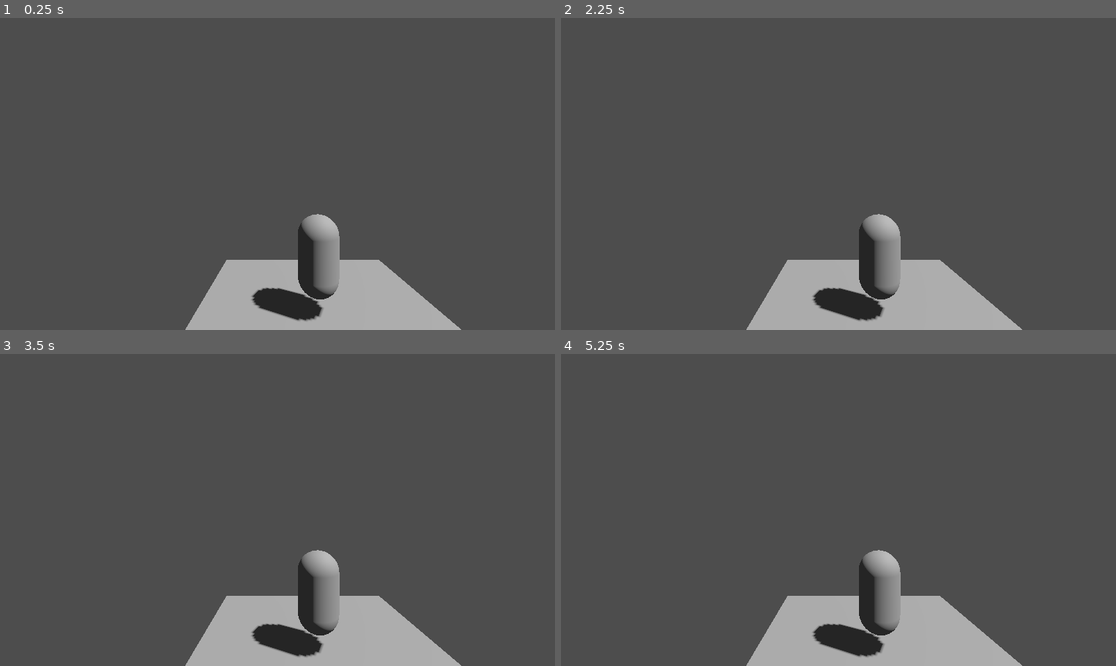
Above: before the commit, frames 1-4 (two rows, left to right).
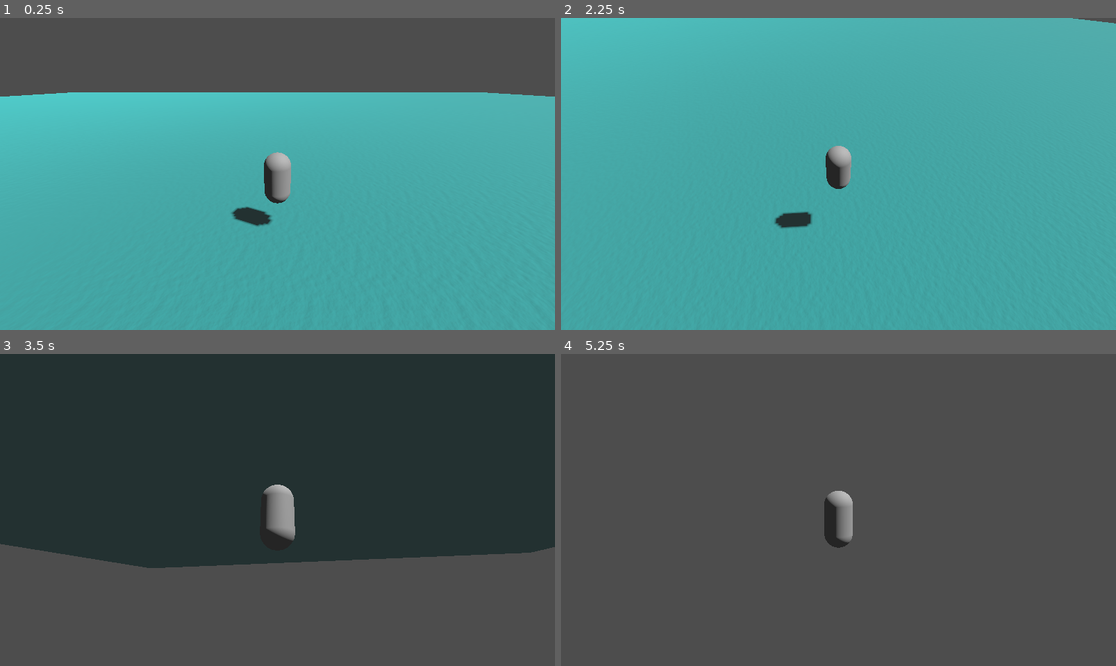
Above: after the commit, the same moments.

Repository: feb14withy/Magical-Beach-Girl-ARPG
Game: Godot game, scene res://Scenes/main_level.tscn
Two runs of this game, one before a commit and one after it. Both use one fixed random seed, a clock stepped at 60 frames per second and the inputs below. Before the commit the project has no main scene; this scene is started directly in both runs.
Inputs (mouse positions are in pixels of both pictures, inside the frame that each line leads up to):
- Up to frame 1 (0.25 s): no input
- Up to frame 2 (2.25 s): tap Enter (ui_accept) at 0.5, 0.6, 0.77, 1.07, 1.35, 1.52, 1.82, 2.1 s; move the mouse to (960, 158) at 0.52 s; hold Right (ui_right) 0.53-1.28 s; move the mouse to (727, 189) at 1.27 s; hold Down (ui_down) 1.28-2.03 s; move the mouse to (894, 105) at 2.02 s; hold Right (ui_right) from 2.03 s (still down)
- Up to frame 3 (3.5 s): move the mouse to (249, 572) at 2.77 s; release Right (ui_right) at 2.78 s; hold Up (ui_up) from 2.78 s (still down); tap Enter (ui_accept) at 2.85, 3.02, 3.32 s
- Up to frame 4 (5.25 s): move the mouse to (1005, 556) at 3.52 s; release Up (ui_up) at 3.53 s; hold Left (ui_left) 3.53-5.03 s; tap Enter (ui_accept) at 3.6, 3.77, 4.07, 4.35, 4.52, 4.82, 5, 5.1 s; move the mouse to (672, 463) at 4.27 s; move the mouse to (866, 510) at 5.02 s; hold Down (ui_down) from 5.03 s (still down)

The runs differ from the first frame. In frame 1, 76% of the frame differs, in the area x 0-100%, y 23-100%; in frame 2, 100%, in the area x 0-100%, y 0-100%; in frame 3, 75%; in frame 4, 10%.

Commit message:
Added water and player movement (floor texture is gone?)

Diff:
--- /dev/null
+++ b/Props/Player/player.gd
@@ -0,0 +1,31 @@
+extends CharacterBody3D
+
+
+const SPEED = 5.0
+const JUMP_VELOCITY = 4.5
+
+# Get the gravity from the project settings to be synced with RigidBody nodes.
+var gravity = ProjectSettings.get_setting("physics/3d/default_gravity")
+
+
+func _physics_process(delta):
+	# Add the gravity.
+	if not is_on_floor():
+		velocity.y -= gravity * delta
+
+	# Handle jump.
+	if Input.is_action_just_pressed("ui_accept") and is_on_floor():
+		velocity.y = JUMP_VELOCITY
+
+	# Get the input direction and handle the movement/deceleration.
+	# As good practice, you should replace UI actions with custom gameplay actions.
+	var input_dir = Input.get_vector("ui_left", "ui_right", "ui_up", "ui_down")
+	var direction = (transform.basis * Vector3(input_dir.x, 0, input_dir.y)).normalized()
+	if direction:
+		velocity.x = direction.x * SPEED
+		velocity.z = direction.z * SPEED
+	else:
+		velocity.x = move_toward(velocity.x, 0, SPEED)
+		velocity.z = move_toward(velocity.z, 0, SPEED)
+
+	move_and_slide()
--- a/Props/Player/player.tscn
+++ b/Props/Player/player.tscn
@@ -1,20 +1,27 @@
-[gd_scene load_steps=3 format=3 uid="uid://bc7mnilb5ms7a"]
+[gd_scene load_steps=5 format=3 uid="uid://bc7mnilb5ms7a"]
+
+[ext_resource type="Script" path="res://Props/Player/player.gd" id="1_bdbto"]
+[ext_resource type="Script" path="res://Scripts/CameraOrbit.gd" id="1_tffyw"]
 
 [sub_resource type="CapsuleMesh" id="CapsuleMesh_05uf7"]
 
 [sub_resource type="CapsuleShape3D" id="CapsuleShape3D_gd6gv"]
 
 [node name="Player" type="CharacterBody3D"]
+script = ExtResource("1_bdbto")
 
 [node name="MeshInstance3D" type="MeshInstance3D" parent="."]
+transform = Transform3D(0.5, 0, 0, 0, 0.5, 0, 0, 0, 0.5, 0, 0, 0)
 mesh = SubResource("CapsuleMesh_05uf7")
 
 [node name="CollisionShape3D" type="CollisionShape3D" parent="."]
+transform = Transform3D(0.5, 0, 0, 0, 0.5, 0, 0, 0, 0.5, 0, 0, 0)
 shape = SubResource("CapsuleShape3D_gd6gv")
 
 [node name="CameraOrbit" type="Node3D" parent="."]
 transform = Transform3D(1, 0, 0, 0, 1, 0, 0, 0, 1, 0, 1, 0)
+script = ExtResource("1_tffyw")
 
 [node name="Camera3D" type="Camera3D" parent="CameraOrbit"]
-transform = Transform3D(1, 0, 0, 0, 1, 0, 0, 0, 1, -1, 1, 5)
+transform = Transform3D(1, 0, 0, 0, 0.907777, 0.419452, 0, -0.419452, 0.907777, 0, 0.677151, 3.42796)
 current = true
--- a/Scenes/main_level.tscn
+++ b/Scenes/main_level.tscn
@@ -1,18 +1,132 @@
-[gd_scene load_steps=5 format=3 uid="uid://pbamiiulacro"]
+[gd_scene load_steps=12 format=3 uid="uid://pbamiiulacro"]
 
 [ext_resource type="PackedScene" uid="uid://bc7mnilb5ms7a" path="res://Props/Player/player.tscn" id="1_efgal"]
-
-[sub_resource type="PlaneMesh" id="PlaneMesh_nge32"]
 
 [sub_resource type="Environment" id="Environment_2lqen"]
 
 [sub_resource type="CameraAttributesPractical" id="CameraAttributesPractical_18y4c"]
 
+[sub_resource type="Shader" id="Shader_71erj"]
+code = "// NOTE: Shader automatically converted from Godot Engine 4.2.stable's StandardMaterial3D.
+
+shader_type spatial;
+render_mode blend_mix,depth_draw_always,cull_back,diffuse_burley,specular_schlick_ggx;
+uniform vec4 albedo : source_color;
+uniform sampler2D texture_albedo : source_color,filter_linear_mipmap,repeat_enable;
+uniform float point_size : hint_range(0,128);
+uniform float roughness : hint_range(0,1);
+uniform sampler2D texture_metallic : hint_default_white,filter_linear_mipmap,repeat_enable;
+uniform vec4 metallic_texture_channel;
+uniform sampler2D texture_roughness : hint_roughness_r,filter_linear_mipmap,repeat_enable;
+uniform float specular;
+uniform float metallic;
+uniform sampler2D texture_refraction : filter_linear_mipmap,repeat_enable;
+uniform float refraction : hint_range(-16,16);
+uniform vec4 refraction_texture_channel;
+uniform sampler2D screen_texture : hint_screen_texture, repeat_disable, filter_linear_mipmap;uniform sampler2D texture_normal : hint_roughness_normal,filter_linear_mipmap,repeat_enable;
+uniform float normal_scale : hint_range(-16,16);
+varying vec3 uv1_triplanar_pos;
+uniform float uv1_blend_sharpness;
+varying vec3 uv1_power_normal;
+uniform vec3 uv1_scale;
+uniform vec3 uv1_offset;
+uniform vec3 uv2_scale;
+uniform vec3 uv2_offset;
+
+
+void vertex() {
+	vec3 normal = MODEL_NORMAL_MATRIX * NORMAL;
+	TANGENT = vec3(0.0,0.0,-1.0) * abs(normal.x);
+	TANGENT+= vec3(1.0,0.0,0.0) * abs(normal.y);
+	TANGENT+= vec3(1.0,0.0,0.0) * abs(normal.z);
+	TANGENT = inverse(MODEL_NORMAL_MATRIX) * normalize(TANGENT);
+	BINORMAL = vec3(0.0,1.0,0.0) * abs(normal.x);
+	BINORMAL+= vec3(0.0,0.0,-1.0) * abs(normal.y);
+	BINORMAL+= vec3(0.0,1.0,0.0) * abs(normal.z);
+	BINORMAL = inverse(MODEL_NORMAL_MATRIX) * normalize(BINORMAL);
+	uv1_power_normal=pow(abs(normal),vec3(uv1_blend_sharpness));
+	uv1_triplanar_pos = (MODEL_MATRIX * vec4(VERTEX, 1.0f)).xyz * uv1_scale + uv1_offset + TIME * 0.03;
+	uv1_power_normal/=dot(uv1_power_normal,vec3(1.0));
+	uv1_triplanar_pos *= vec3(1.0,-1.0, 1.0);
+}
+
+
+
+
+vec4 triplanar_texture(sampler2D p_sampler,vec3 p_weights,vec3 p_triplanar_pos) {
+	vec4 samp=vec4(0.0);
+	samp+= texture(p_sampler,p_triplanar_pos.xy) * p_weights.z;
+	samp+= texture(p_sampler,p_triplanar_pos.xz) * p_weights.y;
+	samp+= texture(p_sampler,p_triplanar_pos.zy * vec2(-1.0,1.0)) * p_weights.x;
+	return samp;
+}
+
+
+void fragment() {
+	vec4 albedo_tex = triplanar_texture(texture_albedo,uv1_power_normal,uv1_triplanar_pos);
+	ALBEDO = albedo.rgb * albedo_tex.rgb;
+	float metallic_tex = dot(triplanar_texture(texture_metallic,uv1_power_normal,uv1_triplanar_pos),metallic_texture_channel);
+	METALLIC = metallic_tex * metallic;
+	vec4 roughness_texture_channel = vec4(1.0,0.0,0.0,0.0);
+	float roughness_tex = dot(triplanar_texture(texture_roughness,uv1_power_normal,uv1_triplanar_pos),roughness_texture_channel);
+	ROUGHNESS = roughness_tex * roughness;
+	SPECULAR = specular;
+	NORMAL_MAP = triplanar_texture(texture_normal,uv1_power_normal,uv1_triplanar_pos).rgb;
+	NORMAL_MAP_DEPTH = normal_scale;
+	vec3 unpacked_normal = NORMAL_MAP;
+	unpacked_normal.xy = unpacked_normal.xy * 2.0 - 1.0;
+	unpacked_normal.z = sqrt(max(0.0, 1.0 - dot(unpacked_normal.xy, unpacked_normal.xy)));
+	vec3 ref_normal = normalize( mix(NORMAL,TANGENT * unpacked_normal.x + BINORMAL * unpacked_normal.y + NORMAL * unpacked_normal.z,NORMAL_MAP_DEPTH) );
+	vec2 ref_ofs = SCREEN_UV - ref_normal.xy * dot(triplanar_texture(texture_refraction,uv1_power_normal,uv1_triplanar_pos),refraction_texture_channel) * refraction;
+	float ref_amount = 1.0 - albedo.a * albedo_tex.a;
+	EMISSION += textureLod(screen_texture,ref_ofs,ROUGHNESS * 8.0).rgb * ref_amount * EXPOSURE;
+	ALBEDO *= 1.0 - ref_amount;
+	ALPHA = 1.0;
+}
+"
+
+[sub_resource type="FastNoiseLite" id="FastNoiseLite_el61w"]
+
+[sub_resource type="NoiseTexture2D" id="NoiseTexture2D_hgfbe"]
+seamless = true
+as_normal_map = true
+noise = SubResource("FastNoiseLite_el61w")
+
+[sub_resource type="NoiseTexture2D" id="NoiseTexture2D_jhosi"]
+seamless = true
+as_normal_map = true
+noise = SubResource("FastNoiseLite_el61w")
+
+[sub_resource type="ShaderMaterial" id="ShaderMaterial_iv8bw"]
+render_priority = 0
+shader = SubResource("Shader_71erj")
+shader_parameter/albedo = Color(0.137255, 0.905882, 0.898039, 0.529412)
+shader_parameter/point_size = 1.0
+shader_parameter/roughness = 1.0
+shader_parameter/metallic_texture_channel = null
+shader_parameter/specular = 0.5
+shader_parameter/metallic = 0.0
+shader_parameter/refraction = 0.05
+shader_parameter/refraction_texture_channel = null
+shader_parameter/normal_scale = 1.0
+shader_parameter/uv1_blend_sharpness = 1.0
+shader_parameter/uv1_scale = Vector3(1, 1, 1)
+shader_parameter/uv1_offset = Vector3(0, 0, 0)
+shader_parameter/uv2_scale = Vector3(1, 1, 1)
+shader_parameter/uv2_offset = Vector3(0, 0, 0)
+shader_parameter/texture_refraction = SubResource("NoiseTexture2D_jhosi")
+shader_parameter/texture_normal = SubResource("NoiseTexture2D_hgfbe")
+
+[sub_resource type="BoxMesh" id="BoxMesh_bg5pw"]
+material = SubResource("ShaderMaterial_iv8bw")
+size = Vector3(100, 1, 100)
+
+[sub_resource type="PhysicsMaterial" id="PhysicsMaterial_pyacf"]
+
+[sub_resource type="BoxShape3D" id="BoxShape3D_fmc51"]
+size = Vector3(10, 1, 10)
+
 [node name="Main Level" type="Node3D"]
-
-[node name="MeshInstance3D" type="MeshInstance3D" parent="."]
-transform = Transform3D(3, 0, 0, 0, 3, 0, 0, 0, 3, 0, 0, 0)
-mesh = SubResource("PlaneMesh_nge32")
 
 [node name="DirectionalLight3D" type="DirectionalLight3D" parent="."]
 transform = Transform3D(0.422618, -0.742404, 0.519837, 0, 0.573576, 0.819152, -0.906308, -0.346189, 0.242404, 0, 0, 0)
@@ -24,3 +138,13 @@
 
 [node name="Player" parent="." instance=ExtResource("1_efgal")]
 transform = Transform3D(1, 0, 0, 0, 1, 0, 0, 0, 1, 0.00497055, 1.38013, 0.0108325)
+
+[node name="Water" type="MeshInstance3D" parent="."]
+transform = Transform3D(1, 0, 0, 0, 1, 0, 0, 0, 1, 0, -0.5, 0)
+mesh = SubResource("BoxMesh_bg5pw")
+
+[node name="StaticBody3D" type="StaticBody3D" parent="."]
+physics_material_override = SubResource("PhysicsMaterial_pyacf")
+
+[node name="CollisionShape3D" type="CollisionShape3D" parent="StaticBody3D"]
+shape = SubResource("BoxShape3D_fmc51")
--- /dev/null
+++ b/Scripts/CameraOrbit.gd
@@ -0,0 +1,34 @@
+extends Node3D
+# look stats
+var lookSensitivity : float = 15.0
+var minLookAngle : float = -20.0
+var maxLookAngle : float = 75.0
+# vectors
+var mouseDelta = Vector2()
+# components
+@onready var player = get_parent()
+
+# Called when the node enters the scene tree for the first time.
+func _ready():
+	Input.set_mouse_mode(Input.MOUSE_MODE_CAPTURED)
+	pass # Replace with function body.
+
+
+# Called every frame. 'delta' is the elapsed time since the previous frame.
+func _process(delta):
+	# get the rotation to apply to the camera and playe
+	var rot = Vector3(mouseDelta.y, mouseDelta.x, 0) * lookSensitivity * delta
+	# camera vertical rotation
+	rotation_degrees.x += rot.x
+	rotation_degrees.x = clamp(rotation_degrees.x, minLookAngle, maxLookAngle)
+	# player horizontal rotation
+	player.rotation_degrees.y -= rot.y
+	# clear the mouse movement vector
+	mouseDelta = Vector2()
+	pass
+
+# called when an input is detected
+func _input (event):
+	# set "mouseDelta" when we move our mouse
+	if event is InputEventMouseMotion:
+		mouseDelta = event.relative
--- a/project.godot
+++ b/project.godot
@@ -11,6 +11,7 @@
 [application]
 
 config/name="Magical beach Girl ARPG"
+run/main_scene="res://Scenes/main_level.tscn"
 config/features=PackedStringArray("4.2", "GL Compatibility")
 config/icon="res://icon.svg"
 
